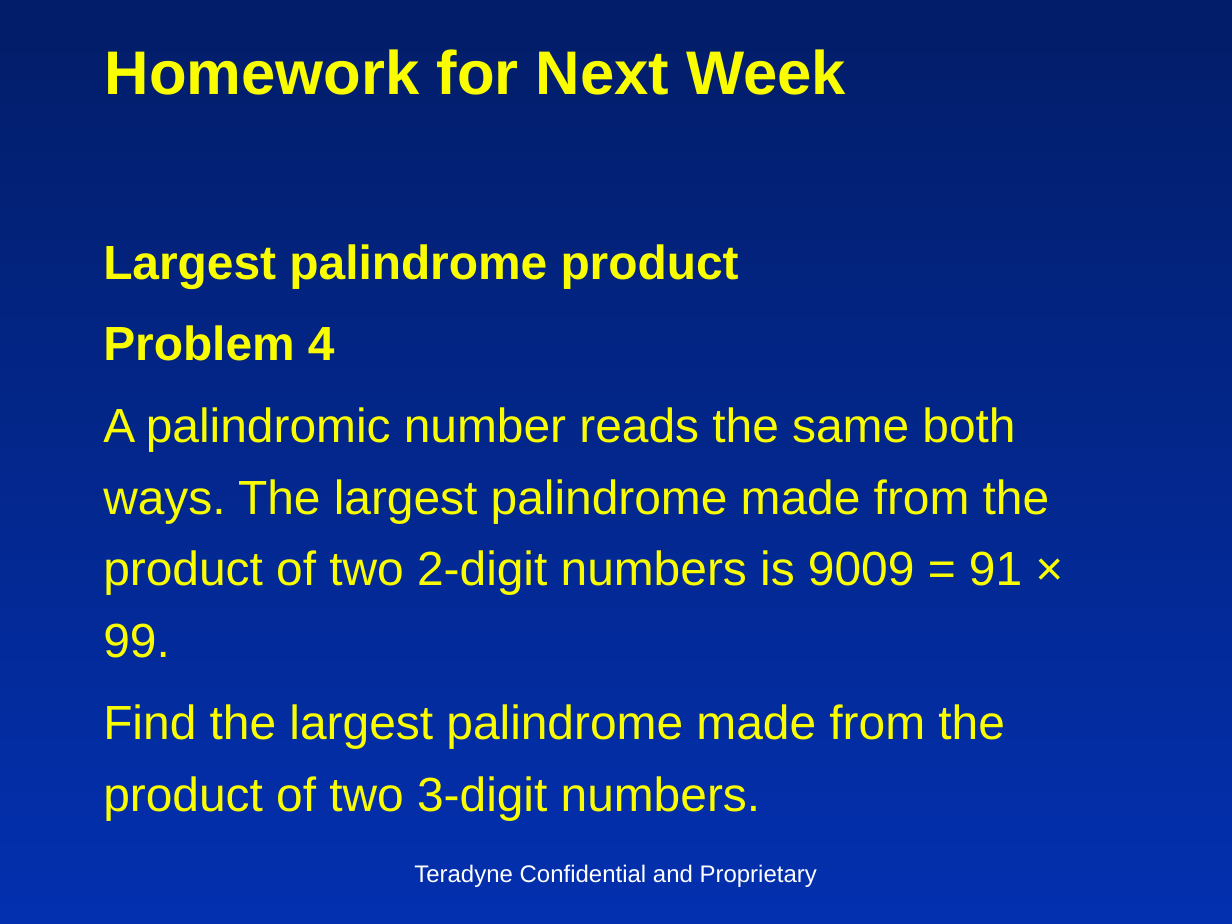
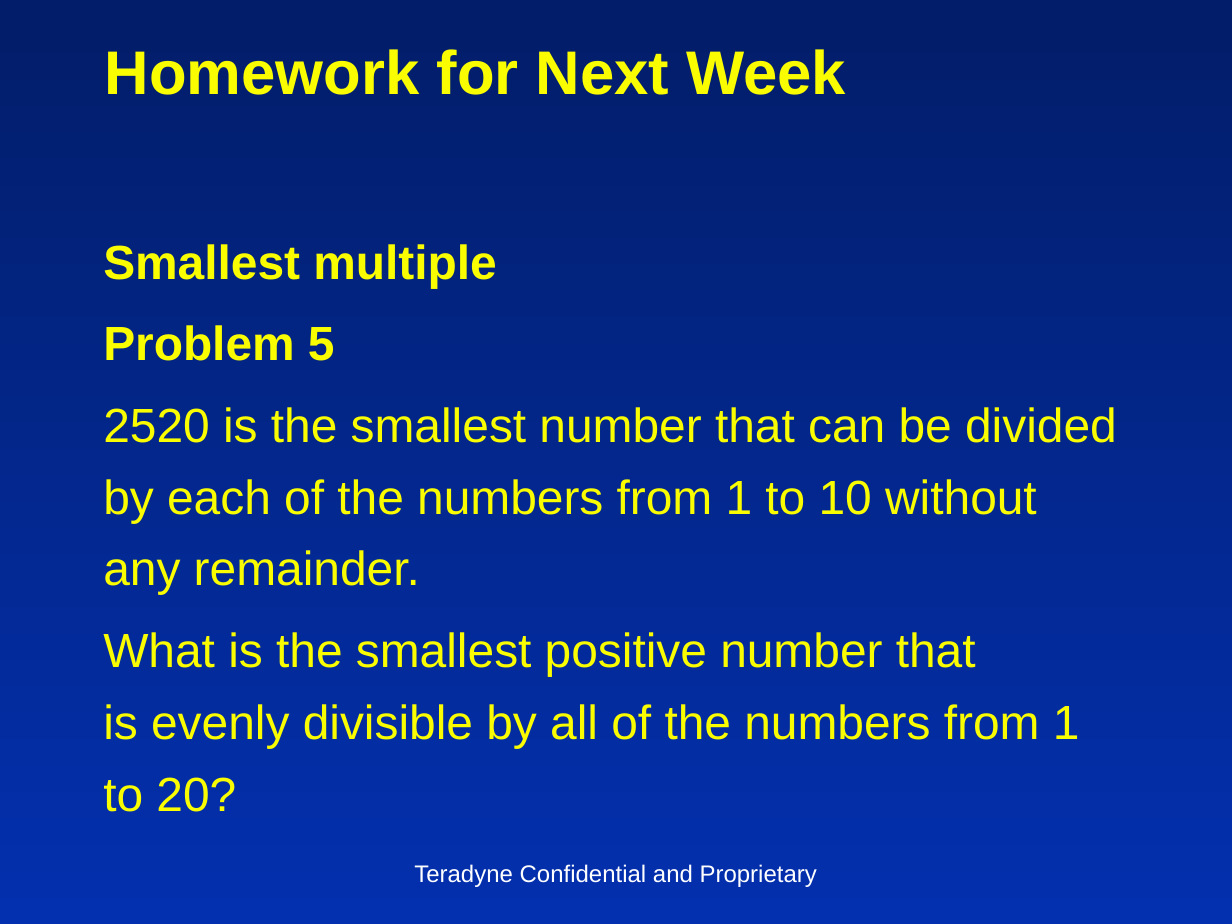
Before and after one commit to insideoutclub/Euler, a slide deck: slide 12 of FiveEasyPieces4.pptx. Drawn at 1232x924 pixels with LibreOffice and Linux fonts; fonts in the diff are those of the drawing. Boxes give left, top, right and bottom in pixels: in the first picture for what was removed or moved away, otherwise in the second. Text is boxed around its words. In the diff, an @@ line names an element or a change of style, - is before the commit and + after.

Commit message:
Week 4 slides.

```diff
--- a/FiveEasyPieces4.pptx
+++ b/FiveEasyPieces4.pptx
@@ text at (103,244,1117,812): text changed @@
-Largest palindrome product
-Problem 4
-A palindromic number reads the same both ways. The largest palindrome made from the product of two 2-digit numbers is 9009 = 91 × 99.
-Find the largest palindrome made from the product of two 3-digit numbers.
+Smallest multiple
+Problem 5
+2520 is the smallest number that can be divided by each of the numbers from 1 to 10 without any remainder.
+What is the smallest positive number that is evenly divisible by all of the numbers from 1 to 20?
```
Also in this commit, not shown: 4 other slides changed.
